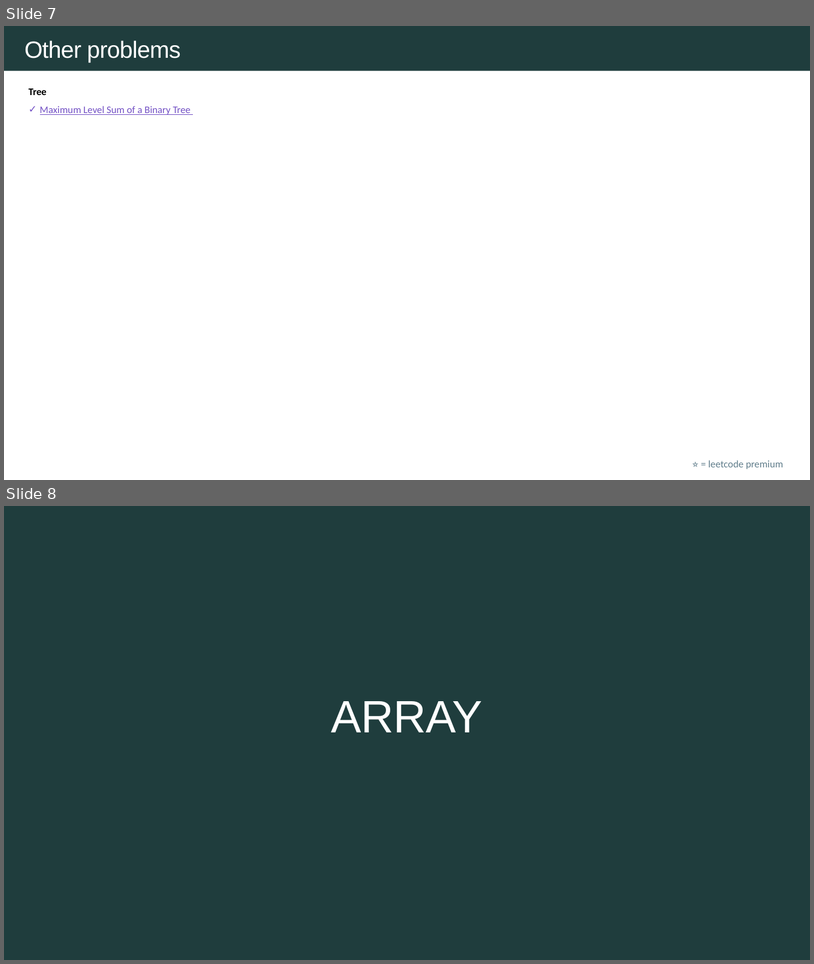
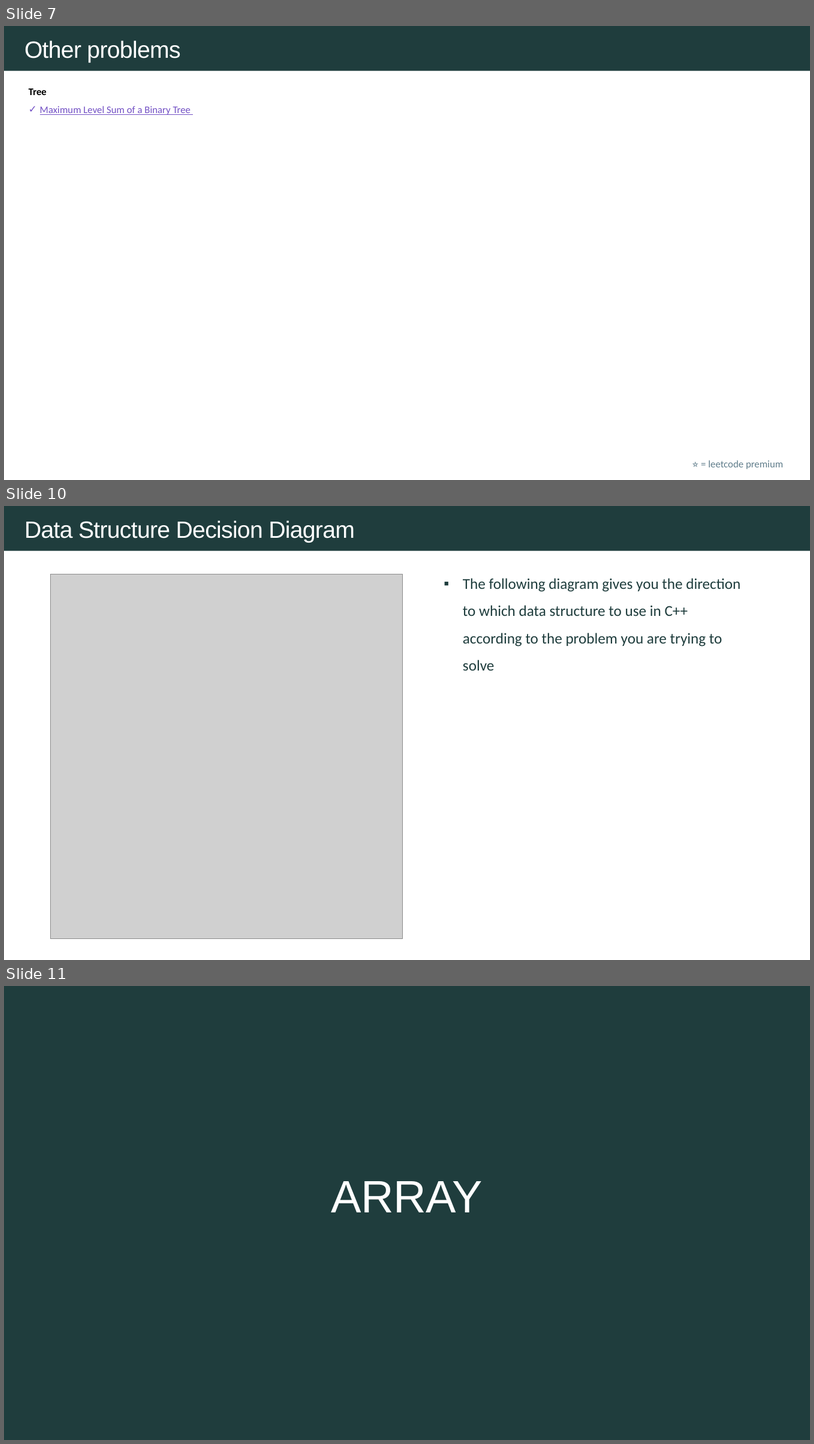
Before and after one commit to rfdavid/coding-interview-handbook-cpp, a slide deck: Algorithm and problem Solving Cheatsheet.pptm. Shown one above the other, each under a label of ours: slides 7 and 8 before the commit, slides 7, 10 and 11 after it; the slides between them are not shown. The pictures are 814x964 and 814x1444 pixels, drawn with LibreOffice and Linux fonts; fonts in the diff are those of the drawing; grey boxes stand for pictures. Boxes give left, top, right and bottom in pixels: in the first picture for what was removed or moved away, otherwise in the second. Text is boxed around its words. In the diff, an @@ line names an element or a change of style, - is before the commit and + after.

```diff
--- a/Algorithm and problem Solving Cheatsheet.pptm
+++ b/Algorithm and problem Solving Cheatsheet.pptm
@@ slide 10 added at (4,506,810,960), background #FFFFFF; not listed: 1 template element that a slide beside it also shows @@
@@ text added at (24,520,355,543), 28 pt, text #FFFFFF @@
+Data Structure Decision Diagram
@@ picture added at (51,574,402,938) @@
@@ text added at (463,578,741,670), 18 pt, text #1F3D3D @@
+▪ The following diagram gives you the direction to which data structure to use in C++ according to the problem you are trying to solve
@@ what was slide 8 is now slide 11 @@
```
Also in this commit, not shown: 4 slides changed, 10 other slides added, 13 other files.
